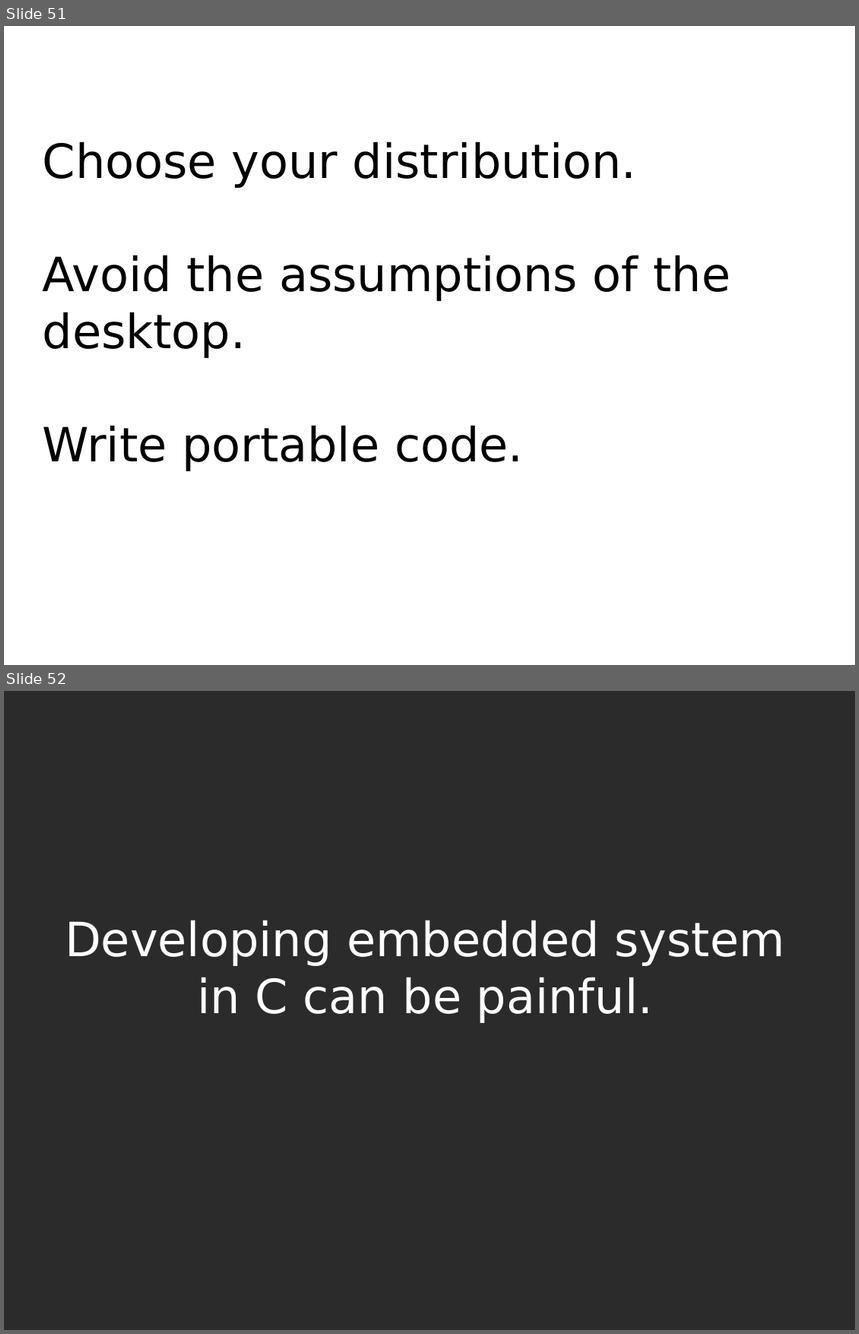
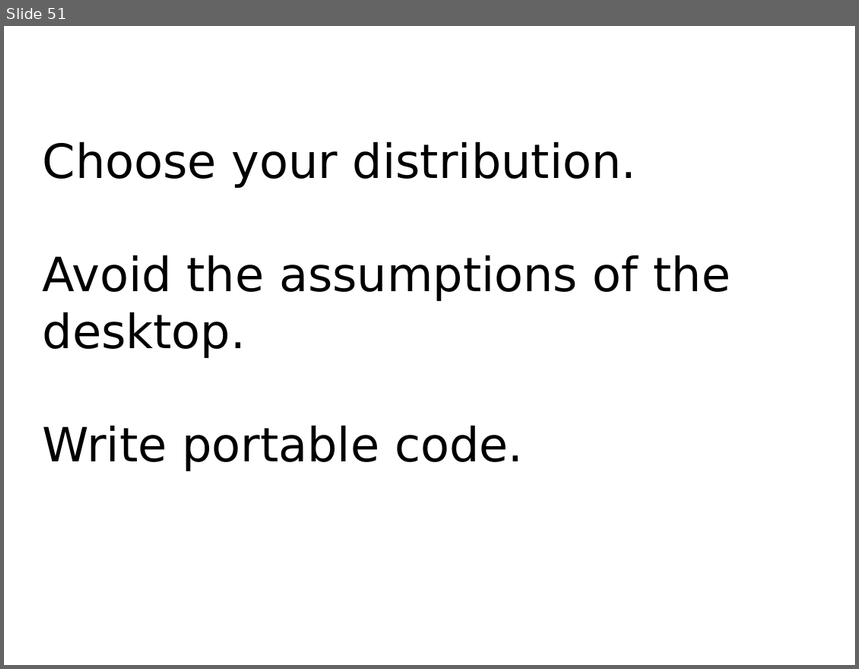
Before and after one commit to mkohler/embedded_python_presentation, a slide deck: embedded_python.odp. Shown one above the other, each under a label of ours: slides 51 and 52 before the commit, slide 51 after it. The pictures are 859x1334 and 859x669 pixels, drawn with LibreOffice and Linux fonts; fonts in the diff are those of the drawing; background and template pictures are left out; a plain dark background stands for a picture behind light text. Boxes give left, top, right and bottom in pixels: in the first picture for what was removed or moved away, otherwise in the second. Text is boxed around its words. In the diff, an @@ line names an element or a change of style, - is before the commit and + after.

```diff
--- a/embedded_python.odp
+++ b/embedded_python.odp
@@ slide 52 removed at (x1=4, y1=691, x2=855, y2=1330), background picture (left out) @@
@@ title removed at (x1=65, y1=920, x2=785, y2=1022) @@
-Developing embedded system in C can be painful.
```
Also in this commit, not shown: 1 slide changed, 1 slide added, 1 other slide removed.
